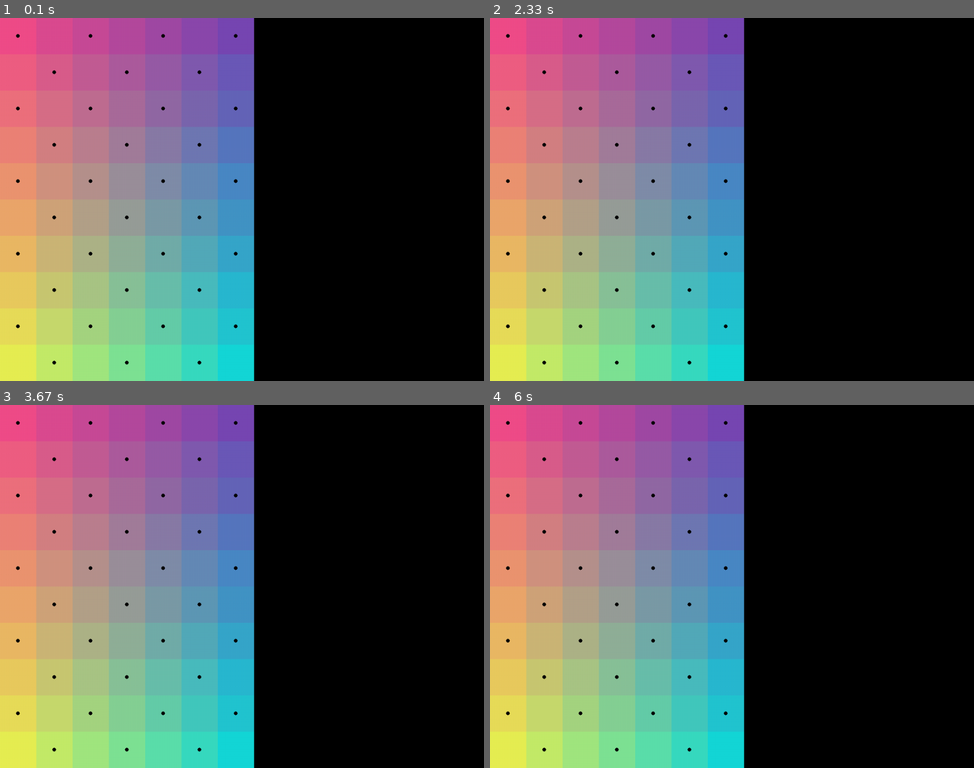
Above: before the commit, frames 1-4 (two rows, left to right).
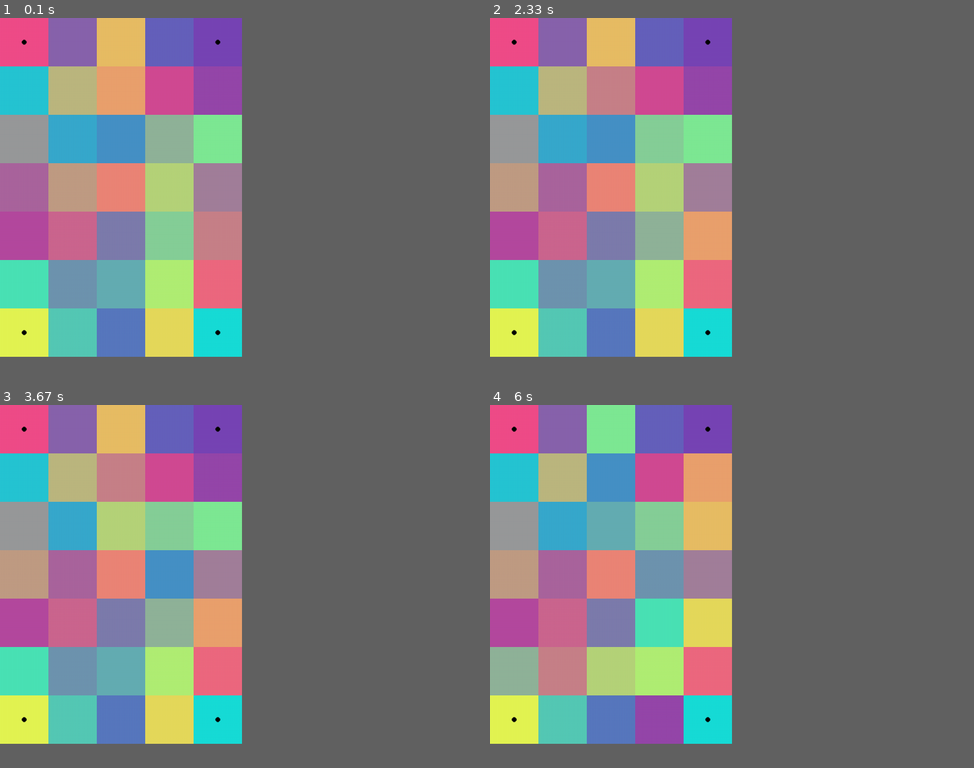
Above: after the commit, the same moments.

Repository: Angelina-ainel/PyGame-Project
Game: pygame game, started from field.py
Two runs of this game, one before a commit and one after it. Both use one fixed random seed, a clock stepped at 60 frames per second and the inputs below.
Inputs (mouse positions are in pixels of both pictures, inside the frame that each line leads up to):
- Up to frame 1 (0.1 s): no input
- Up to frame 2 (2.33 s): press the mouse at (707, 235) at 0.37 s; move the mouse to (654, 163) at 0.47 s; release the mouse at (601, 94) at 0.6 s; press the mouse at (659, 235) at 1.2 s; move the mouse to (654, 188) at 1.3 s; release the mouse at (649, 137) at 1.43 s; press the mouse at (562, 188) at 2.03 s; move the mouse to (543, 181) at 2.13 s; release the mouse at (519, 177) at 2.27 s
- Up to frame 3 (3.67 s): press the mouse at (169, 575) at 3.37 s; move the mouse to (154, 550) at 3.47 s; release the mouse at (145, 524) at 3.6 s
- Up to frame 4 (6 s): press the mouse at (659, 575) at 3.7 s; move the mouse to (635, 521) at 3.8 s; release the mouse at (606, 466) at 3.93 s; press the mouse at (659, 575) at 4.03 s; move the mouse to (615, 626) at 4.13 s; release the mouse at (572, 680) at 4.27 s; press the mouse at (514, 669) at 4.37 s; move the mouse to (577, 648) at 4.47 s; release the mouse at (640, 622) at 4.6 s; press the mouse at (611, 669) at 4.7 s; move the mouse to (606, 604) at 4.8 s; release the mouse at (601, 539) at 4.93 s; press the mouse at (707, 524) at 5.03 s; move the mouse to (659, 488) at 5.13 s; release the mouse at (611, 448) at 5.27 s; press the mouse at (659, 720) at 5.37 s; move the mouse to (673, 669) at 5.47 s; release the mouse at (688, 622) at 5.6 s; press the mouse at (659, 720) at 5.7 s; move the mouse to (678, 597) at 5.8 s; release the mouse at (693, 473) at 5.93 s
In our replay, the window is 900x675 before the commit and 450x630 after it. These sizes can differ from the game's own. Grey fills any space a smaller window leaves; there, only what the larger window draws over its background counts as a difference.

The runs differ from the first frame. In frame 1, 47% of the frame differs, in the area x 0-53%, y 0-100%; in frame 2, 48%; in frame 3, 48%; in frame 4, 47%.

Commit message:
star at the end of a level, a way to save level images

Diff:
--- a/field.py
+++ b/field.py
@@ -2,6 +2,8 @@
 import numpy as np
 from PIL import ImageColor
 import random
+import os
+import sys
 
 
 def condition_to_mix(elem):
@@ -10,31 +12,38 @@
     return False
 
 
+pg.init()
+width, height = size = 500, 700
+screen = pg.display.set_mode(size)
+
+
 class Element(pg.sprite.Sprite):
     def __init__(self, row, col, top, cell_size, color, fixed, id, *groups):
         super(Element, self).__init__(*groups)
-        self.image = pg.Surface((cell_size, cell_size))
+        self.width = cell_size[0]
+        self.height = cell_size[1]
+        self.size = cell_size
+        self.image = pg.Surface((self.width, self.height))
         self.rect = self.image.get_rect()
         self.mask = pg.mask.from_surface(self.image)
         self.color = color
         pg.draw.rect(self.image, self.color, self.rect)
         self.fixed = fixed
         if self.fixed:
-            pg.draw.circle(self.image, 'black', self.rect.center, cell_size // 17)
+            pg.draw.circle(self.image, 'black', self.rect.center, self.width // 20)
         self.mixed = False
-        self.rect.x = col * cell_size
-        self.rect.y = top + row * cell_size
+        self.rect.x = col * self.width
+        self.rect.y = top + row * self.height
         self.id = id
         self.pushed = False
-        self.size = cell_size
         self.group1 = groups[0]
 
         self.pushed_elem_topleft = 0, 0
 
     def update(self, *args):
         if args and args[0].type == pg.MOUSEBUTTONDOWN and args[0].button == pg.BUTTON_LEFT:
-            if self.rect.x < args[0].pos[0] < self.rect.x + self.size and \
-                    self.rect.y < args[0].pos[1] < self.rect.y + self.size and not self.fixed:
+            if self.rect.x < args[0].pos[0] < self.rect.x + self.width and \
+                    self.rect.y < args[0].pos[1] < self.rect.y + self.height and not self.fixed:
                 self.pushed = True
                 self.pushed_elem_topleft = self.rect.topleft
                 self.group1.remove(self)
@@ -149,21 +158,58 @@
                 sprites_list[i].mixed = True
 
 
+def load_image(name, colorkey=None):
+    fullname = os.path.join('data', name)
+    if not os.path.isfile(fullname):
+        print(f"Файл с изображением '{fullname}' не найден")
+        sys.exit()
+    image = pg.image.load(fullname)
+    return image
+
+
+class Particle(pg.sprite.Sprite):
+    fire = [load_image("star.png")]
+    for scale in (5, 10, 20):
+        fire.append(pg.transform.scale(fire[0], (scale, scale)))
+
+    def __init__(self, pos, dx, dy):
+        super().__init__(all_sprites)
+        self.image = random.choice(self.fire)
+        self.rect = self.image.get_rect()
+        self.velocity = [dx, dy]
+        self.rect.x, self.rect.y = pos
+
+        # гравитация будет одинаковой (значение константы)
+        self.gravity = 0.08
+
+    def update(self):
+        self.velocity[1] += self.gravity
+        self.rect.x += self.velocity[0]
+        self.rect.y += self.velocity[1]
+        if not self.rect.colliderect((0, 0, width, height)):
+            self.kill()
+
+
+def create_particles(position, group):
+    particle_count = 25
+    numbers = range(-5, 6)
+    for _ in range(particle_count):
+        Particle(position, random.choice(numbers), random.choice(numbers))
+
+
 if __name__ == '__main__':
-    pg.init()
-    width, height = size = 1000, 750
-    screen = pg.display.set_mode(size)
     lt = np.array(ImageColor.getcolor('#F04D89', "RGB"))
     rt = np.array(ImageColor.getcolor('#7645B6', "RGB"))
     lb = np.array(ImageColor.getcolor('#E0F64E', "RGB"))
     rb = np.array(ImageColor.getcolor('#12DCDC', "RGB"))
     all_sprites = pg.sprite.Group()
-    level = Field(7, 10, lt, rt, lb, rb, 'chess')
-    level.set_view(0, 0, 75)
+    stars = pg.sprite.Group()
+    level = Field(5, 7, lt, rt, lb, rb, '4 corners')
+    level.set_view(0, 0, (100, 100))
     running = True
     pushed = False
     level.render()
-    # level.mix_elements()
+    level.mix_elements()
     while running:
         for event in pg.event.get():
             if event.type == pg.QUIT:
@@ -171,8 +217,12 @@
             level.sprite_group1.update(event)
         screen.fill((0, 0, 0))
         level.sprite_group1.draw(screen)
-        # if [sprite.id for sprite in level.sprite_group2.sprites()] == list(range(1, 5 * 7 + 1)):  # width * height + 1
-            # print('Змечательно! вы завершили уровень!')
-            # running = False
+        if [sprite.id for sprite in level.sprite_group2.sprites()] == list(range(1, 5 * 7 + 1)):  # width * height + 1
+            create_particles((width // 2, height // 3), all_sprites)
+            all_sprites.update()
+            # заполнить картинкой уровня
+            all_sprites.draw(screen)
+            print('Змечательно! вы завершили уровень!')
+            running = False
         pg.display.flip()
     pg.quit()
--- a/testing.py
+++ b/testing.py
@@ -1,3 +1,179 @@
-lst = [3, 5, 8, 0, 13]
-lst[0], lst[3] = lst[3], lst[0]
-print(lst)
+import pygame as pg
+import numpy as np
+from PIL import ImageColor
+import random
+import sqlite3
+
+
+def condition_to_mix(elem):
+    if not elem.mixed and not elem.fixed:
+        return True
+    return False
+
+
+class Element(pg.sprite.Sprite):
+    def __init__(self, row, col, top, cell_size, color, fixed, id, *groups):
+        super(Element, self).__init__(*groups)
+        self.width = cell_size[0]
+        self.height = cell_size[1]
+        self.size = cell_size
+        self.image = pg.Surface((self.width, self.height))
+        self.rect = self.image.get_rect()
+        self.mask = pg.mask.from_surface(self.image)
+        self.color = color
+        pg.draw.rect(self.image, self.color, self.rect)
+        self.fixed = fixed
+        if self.fixed:
+            pg.draw.circle(self.image, 'black', self.rect.center, self.width // 20)
+        self.mixed = False
+        self.rect.x = col * self.width
+        self.rect.y = top + row * self.height
+        self.id = id
+        self.pushed = False
+        self.group1 = groups[0]
+
+        self.pushed_elem_topleft = 0, 0
+
+    def update(self, *args):
+        if args and args[0].type == pg.MOUSEBUTTONDOWN and args[0].button == pg.BUTTON_LEFT:
+            if self.rect.x < args[0].pos[0] < self.rect.x + self.width and \
+                    self.rect.y < args[0].pos[1] < self.rect.y + self.height and not self.fixed:
+                self.pushed = True
+                self.pushed_elem_topleft = self.rect.topleft
+                self.group1.remove(self)
+                self.group1.add(self)
+        if args and args[0].type == pg.MOUSEBUTTONUP:
+            if self.pushed:
+                colisions = list(filter(lambda sprite: pg.sprite.collide_mask(self, sprite) and not sprite.fixed
+                                         and sprite != self, self.group1))
+                if colisions:
+                    change_places = max(colisions,
+                                        key=lambda s: self.mask.overlap_area(s.mask, (self.rect.x - s.rect.x,
+                                                                                      self.rect.y - s.rect.y)))
+                    if self.rect.width * self.rect.height // 2 < \
+                            self.mask.overlap_area(change_places.mask,
+                                                   (
+                                                           self.rect.x - change_places.rect.x,
+                                                           self.rect.y - change_places.rect.y)):
+                        self.rect.topleft, change_places.rect.topleft = change_places.rect.topleft, \
+                                                                        self.pushed_elem_topleft
+                        self.id, change_places.id = change_places.id, self.id
+                    else:
+                        self.rect.topleft = self.pushed_elem_topleft
+                else:
+                    self.rect.topleft = self.pushed_elem_topleft
+                self.pushed = False
+
+        if args and args[0].type == pg.MOUSEMOTION:
+            if self.pushed:
+                dx, dy = args[0].rel
+                self.rect.topleft = self.rect.x + dx, self.rect.y + dy
+
+
+class Field:
+    def __init__(self, width, height, color1, color2, color3, color4, type):
+        self.width = width
+        self.height = height
+        self.left = 0
+        self.top = 75
+        self.cell_size = 75
+        self.left_top = color1
+        self.right_top = color2
+        self.left_bottom = color3
+        self.right_bottom = color4
+        self.sprite_group1 = pg.sprite.Group()
+        self.sprite_group2 = pg.sprite.Group()
+        self.fixed_elems = type
+        self.mixed = False
+
+    def set_view(self, left, top, cell_size):
+        self.left = left
+        self.top = top
+        self.cell_size = cell_size
+
+    def check_fixing(self, r, c):
+        if self.fixed_elems == '4 corners':
+            if (c == 0 and r == 0) or (c == 0 and r == self.height - 1) \
+                    or (c == self.width - 1 and r == 0) or (c == self.width - 1 and r == self.height - 1):
+                return True
+        elif self.fixed_elems == 'vertical lines':
+            if c == 0 or c == self.width - 1:
+                return True
+        elif self.fixed_elems == 'horizontal lines':
+            if r == 0 or r == self.height - 1:
+                return True
+        elif self.fixed_elems == 'frame':
+            if c == 0 or c == self.width - 1 or r == 0 or r == self.height - 1:
+                return True
+        elif self.fixed_elems == 'chess':
+            if (c % 2 == 0 and r % 2 == 0) or (c % 2 and r % 2):
+                return True
+        elif self.fixed_elems == 'through_one':
+            if c % 2 == 0 and r % 2 == 0:
+                return True
+        elif self.fixed_elems == 'only_one':
+            if c == 0 and r == self.height - 1:
+                return True
+        return False
+
+    def render(self):
+        id = 1
+        r, c = 0, 0
+        coeff_h_left = np.trunc((self.left_bottom - self.left_top) / (self.height - 1))
+        coeff_h_right = np.trunc((self.right_bottom - self.right_top) / (self.height - 1))
+        for n in range(self.height * self.width):
+            coeff_w = np.trunc(((self.right_top + (coeff_h_right * r)) -
+                                (self.left_top + (coeff_h_left * r))) / (self.width - 1))
+            if c < self.width:
+                if c == 0 and r != 0:
+                    c += 1
+                fixing = self.check_fixing(r, c)
+                color = self.left_top + (coeff_h_left * r) + (coeff_w * c)
+                Element(r, c, self.top, self.cell_size, color, fixing, id, self.sprite_group1,
+                        self.sprite_group2)
+                c += 1
+                id += 1
+            else:
+                c = 0
+                r += 1
+                fixing = self.check_fixing(r, c)
+                Element(r, c, self.top, self.cell_size,
+                        self.left_top + (coeff_h_left * r), fixing, id, self.sprite_group1, self.sprite_group2)
+                id += 1
+
+    def mix_elements(self):
+        sprites_list = self.sprite_group1.sprites()
+        for i in range(len(sprites_list)):
+            if not sprites_list[i].mixed and not sprites_list[i].fixed:
+                pair = random.choice(list(filter(condition_to_mix, sprites_list)))
+                sprites_list[i].rect, pair.rect = pair.rect, sprites_list[i].rect
+                sprites_list[i].id, pair.id = pair.id, sprites_list[i].id
+                pair.mixed = True
+                sprites_list[i].mixed = True
+
+
+pg.init()
+width, height = size = 250, 350
+screen = pg.display.set_mode(size)
+con = sqlite3.connect("color_schemes.db")
+query = """SELECT levels.left_top, levels.right_top, levels.left_bottom, levels.right_bottom, levels.size,
+templates.type, difficulties.difficulty
+FROM levels INNER JOIN templates ON templates.id = levels.template
+INNER JOIN difficulties ON difficulties.id = levels.difficulty
+"""
+result = con.cursor().execute(query).fetchall()
+# print(result)
+field1 = result[0]
+size = list(map(int, field1[4].split('*')))
+print(size)
+lt = np.array(ImageColor.getcolor(field1[0], "RGB"))
+rt = np.array(ImageColor.getcolor(field1[1], "RGB"))
+lb = np.array(ImageColor.getcolor(field1[2], "RGB"))
+rb = np.array(ImageColor.getcolor(field1[3], "RGB"))
+level = Field(size[0], size[1], lt, rt, lb, rb, field1[5])
+level.set_view(0, 0, (50, 50))
+level.render()
+screen.fill((0, 0, 0))
+level.sprite_group1.draw(screen)
+pg.display.flip()
+pg.image.save(screen, 'beginner_1.jpg')
Binary file added: data/star.png
